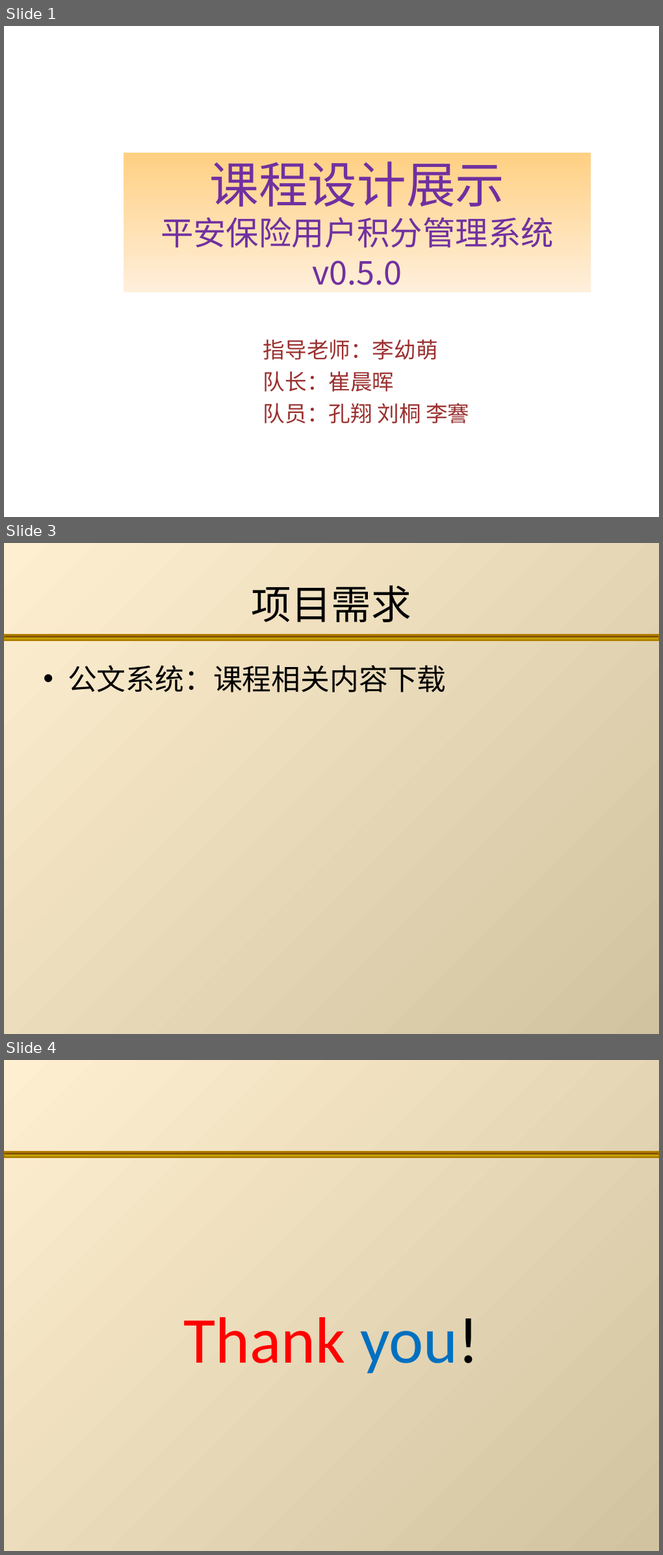
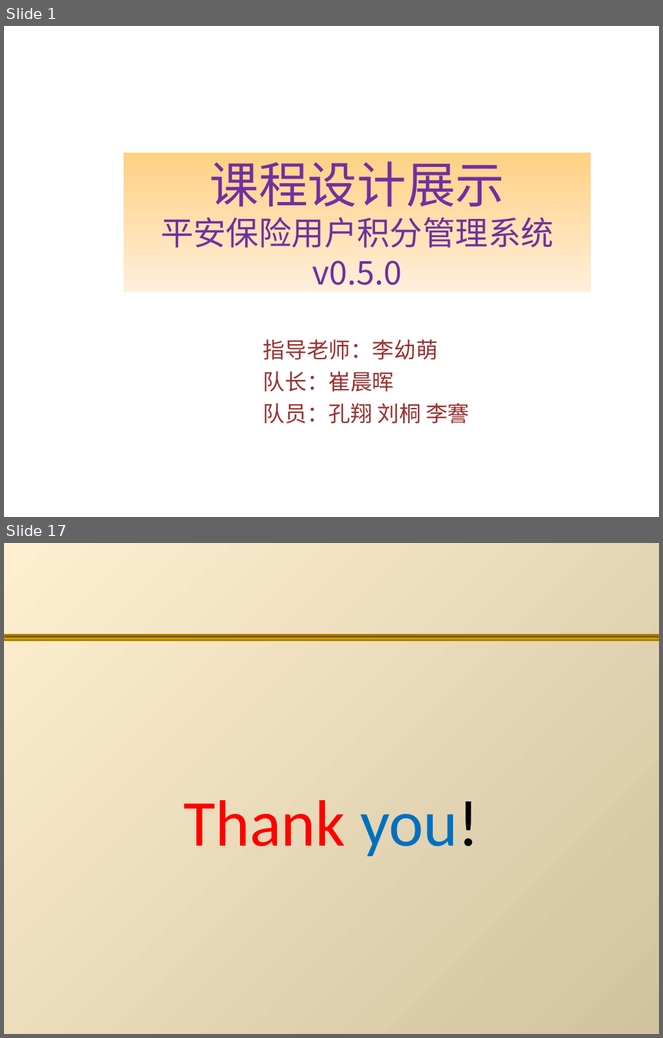
Before and after one commit to TJSS/CreditManage, a slide deck: 文档/积分管理.ppt. Shown one above the other, each under a label of ours: slides 1, 3 and 4 before the commit, slides 1 and 17 after it; the slides between them are not shown. The pictures are 663x1555 and 663x1038 pixels, drawn with LibreOffice and Linux fonts; fonts in the diff are those of the drawing; background and template pictures are left out. Boxes give left, top, right and bottom in pixels: in the first picture for what was removed or moved away, otherwise in the second. Text is boxed around its words. In the diff, an @@ line names an element or a change of style, - is before the commit and + after.

```diff
--- a/文档/积分管理.ppt
+++ b/文档/积分管理.ppt
@@ slide 3 removed at [4,543,659,1034], background gradient #FFEFD1 to #D1C39F; not listed: 1 template element that a slide beside it also shows @@
@@ title removed at [252,585,412,622] @@
-项目需求
@@ text removed at [68,665,447,693] @@
-• 公文系统：课程相关内容下载
@@ what was slide 4 is now slide 17 @@
```
Also in this commit, not shown: 1 slide changed, 14 slides added.
